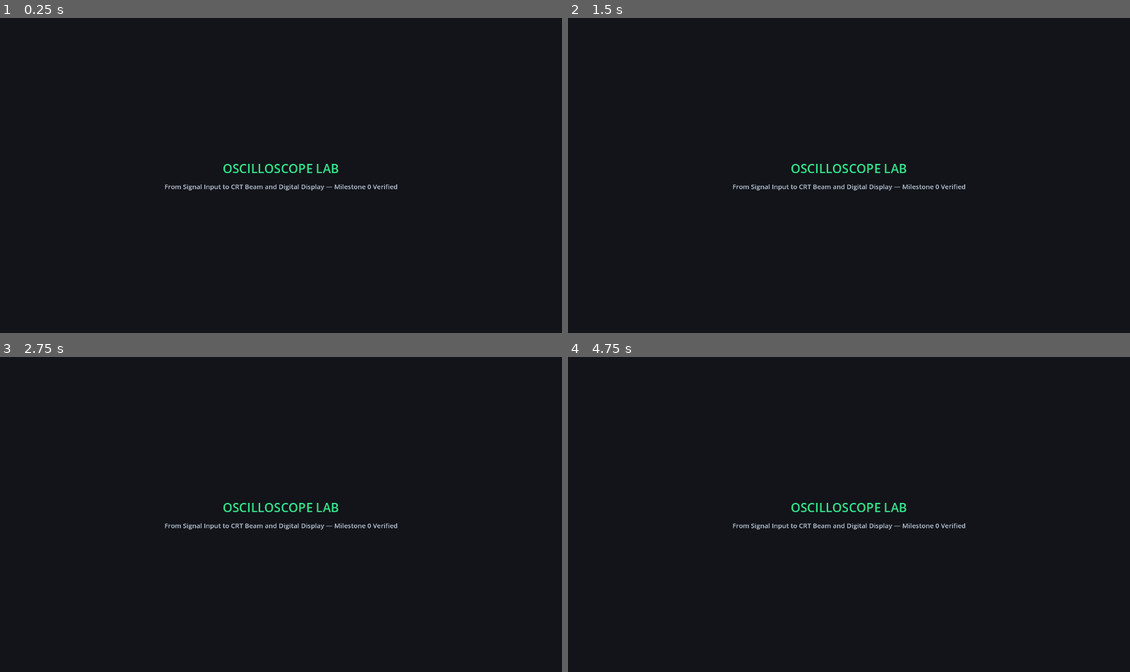
Above: before the commit, frames 1-4 (two rows, left to right).
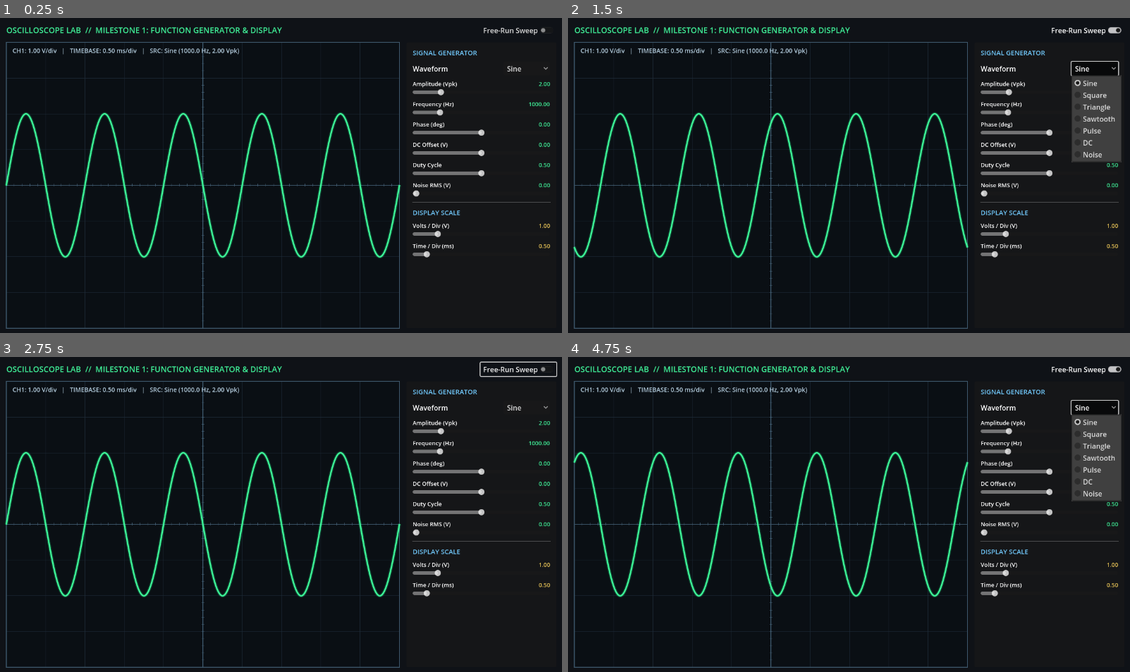
Above: after the commit, the same moments.

Repository: AhyaAdib/oscilloscopex
Game: Godot game, scene res://scenes/main/main.tscn
Two runs of this game, one before a commit and one after it. Both use one fixed random seed, a clock stepped at 60 frames per second and the inputs below.
Inputs (mouse positions are in pixels of both pictures, inside the frame that each line leads up to):
- Up to frame 1 (0.25 s): no input
- Up to frame 2 (1.5 s): click (1085, 30) at 0.5 s, where only the run after the commit has a clickable "Free-Run Sweep"; click (1096, 68) at 1.25 s, where only the run after the commit has a clickable "Sine"
- Up to frame 3 (2.75 s): click (517, 369) at 2 s, where only the run after the commit has a clickable "Free-Run Sweep"
- Up to frame 4 (4.75 s): click (1096, 407) at 2.75 s, where only the run after the commit has a clickable "Sine"; click (1085, 369) at 3.5 s, where only the run after the commit has a clickable "Free-Run Sweep"; click (1096, 407) at 4.25 s, where only the run after the commit has a clickable "Sine"

The runs differ from the first frame. In frame 1, 6.9% of the frame differs, in the area x 0-98%, y 2-99%; in frame 2, 9.2%, in the area x 0-99%, y 2-99%; in frame 3, 7.0%; in frame 4, 9.2%.

Commit message:
feat(milestone-1): implement signal generator, shared SimState, and waveform canvas

Diff:
--- a/project.godot
+++ b/project.godot
@@ -1,6 +1,5 @@
 ; Engine configuration file.
 ; Generated programmatically for Oscilloscope Lab.
-
 config_version=5
 
 [application]
@@ -9,6 +8,10 @@
 config/description="Interactive Oscilloscope & Internal Circuit Simulation Laboratory"
 run/main_scene="res://scenes/main/main.tscn"
 config/features=PackedStringArray("4.3", "GL Compatibility")
+
+[autoload]
+
+SimState="*res://scripts/core/simulation_state.gd"
 
 [display]
 
--- a/scripts/core/main.gd
+++ b/scripts/core/main.gd
@@ -1,33 +1,172 @@
 extends Control
 
+var _canvas: WaveformCanvas
+var _animate_check: CheckButton
+
 func _ready() -> void:
-	print("[Oscilloscope Lab] Boot OK | Renderer: ", RenderingServer.get_video_adapter_name())
-	_build_bootstrap_ui()
+	print("[Oscilloscope Lab] Milestone 1 Boot | Renderer: ", RenderingServer.get_video_adapter_name())
+	_build_ui()
 
-func _build_bootstrap_ui() -> void:
+func _process(delta: float) -> void:
+	if _animate_check != null and _animate_check.button_pressed:
+		SimState.advance_time(delta)
+
+func _build_ui() -> void:
 	var bg := ColorRect.new()
-	bg.color = Color(0.07, 0.08, 0.10, 1.0)
+	bg.color = Color(0.06, 0.07, 0.09, 1.0)
 	bg.set_anchors_and_offsets_preset(Control.PRESET_FULL_RECT)
 	add_child(bg)
 
-	var center := CenterContainer.new()
-	center.set_anchors_and_offsets_preset(Control.PRESET_FULL_RECT)
-	add_child(center)
+	var margin := MarginContainer.new()
+	margin.set_anchors_and_offsets_preset(Control.PRESET_FULL_RECT)
+	margin.add_theme_constant_override("margin_left", 16)
+	margin.add_theme_constant_override("margin_right", 16)
+	margin.add_theme_constant_override("margin_top", 14)
+	margin.add_theme_constant_override("margin_bottom", 14)
+	add_child(margin)
 
-	var vbox := VBoxContainer.new()
-	vbox.add_theme_constant_override("separation", 10)
-	center.add_child(vbox)
+	var root_vbox := VBoxContainer.new()
+	root_vbox.add_theme_constant_override("separation", 12)
+	margin.add_child(root_vbox)
+
+	var header := HBoxContainer.new()
+	root_vbox.add_child(header)
 
 	var title := Label.new()
-	title.text = "OSCILLOSCOPE LAB"
-	title.horizontal_alignment = HORIZONTAL_ALIGNMENT_CENTER
-	title.add_theme_font_size_override("font_size", 28)
-	title.add_theme_color_override("font_color", Color(0.20, 0.90, 0.55, 1.0))
-	vbox.add_child(title)
+	title.text = "OSCILLOSCOPE LAB  //  MILESTONE 1: FUNCTION GENERATOR & DISPLAY"
+	title.add_theme_font_size_override("font_size", 18)
+	title.add_theme_color_override("font_color", Color(0.25, 0.95, 0.60, 1.0))
+	title.size_flags_horizontal = Control.SIZE_EXPAND_FILL
+	header.add_child(title)
 
-	var subtitle := Label.new()
-	subtitle.text = "From Signal Input to CRT Beam and Digital Display — Milestone 0 Verified"
-	subtitle.horizontal_alignment = HORIZONTAL_ALIGNMENT_CENTER
-	subtitle.add_theme_font_size_override("font_size", 15)
-	subtitle.add_theme_color_override("font_color", Color(0.75, 0.80, 0.86, 1.0))
-	vbox.add_child(subtitle)
+	_animate_check = CheckButton.new()
+	_animate_check.text = "Free-Run Sweep"
+	_animate_check.button_pressed = false
+	header.add_child(_animate_check)
+
+	var split := HBoxContainer.new()
+	split.size_flags_vertical = Control.SIZE_EXPAND_FILL
+	split.add_theme_constant_override("separation", 16)
+	root_vbox.add_child(split)
+
+	_canvas = WaveformCanvas.new()
+	_canvas.size_flags_horizontal = Control.SIZE_EXPAND_FILL
+	_canvas.size_flags_vertical = Control.SIZE_EXPAND_FILL
+	split.add_child(_canvas)
+
+	var panel := PanelContainer.new()
+	panel.custom_minimum_size = Vector2(340, 0)
+	split.add_child(panel)
+
+	var panel_margin := MarginContainer.new()
+	panel_margin.add_theme_constant_override("margin_left", 14)
+	panel_margin.add_theme_constant_override("margin_right", 14)
+	panel_margin.add_theme_constant_override("margin_top", 12)
+	panel_margin.add_theme_constant_override("margin_bottom", 12)
+	panel.add_child(panel_margin)
+
+	var controls := VBoxContainer.new()
+	controls.add_theme_constant_override("separation", 10)
+	panel_margin.add_child(controls)
+
+	var sec_sig := Label.new()
+	sec_sig.text = "SIGNAL GENERATOR"
+	sec_sig.add_theme_font_size_override("font_size", 15)
+	sec_sig.add_theme_color_override("font_color", Color(0.45, 0.80, 1.0, 1.0))
+	controls.add_child(sec_sig)
+
+	var wf_row := HBoxContainer.new()
+	controls.add_child(wf_row)
+	var wf_lbl := Label.new()
+	wf_lbl.text = "Waveform"
+	wf_lbl.size_flags_horizontal = Control.SIZE_EXPAND_FILL
+	wf_row.add_child(wf_lbl)
+
+	var wf_opt := OptionButton.new()
+	for wf_name in SignalGenerator.WAVEFORM_NAMES:
+		wf_opt.add_item(wf_name)
+	wf_opt.item_selected.connect(func(idx: int) -> void:
+		SimState.set_signal_param("waveform", idx)
+	)
+	wf_row.add_child(wf_opt)
+
+	_add_slider_control(controls, "Amplitude (Vpk)", 0.1, 10.0, 0.1, 2.0, "amplitude")
+	_add_slider_control(controls, "Frequency (Hz)", 100.0, 5000.0, 50.0, 1000.0, "frequency")
+	_add_slider_control(controls, "Phase (deg)", -180.0, 180.0, 5.0, 0.0, "phase_deg")
+	_add_slider_control(controls, "DC Offset (V)", -4.0, 4.0, 0.1, 0.0, "dc_offset")
+	_add_slider_control(controls, "Duty Cycle", 0.05, 0.95, 0.05, 0.50, "duty_cycle")
+	_add_slider_control(controls, "Noise RMS (V)", 0.0, 1.0, 0.02, 0.0, "noise_rms")
+
+	var sep := HSeparator.new()
+	controls.add_child(sep)
+
+	var sec_disp := Label.new()
+	sec_disp.text = "DISPLAY SCALE"
+	sec_disp.add_theme_font_size_override("font_size", 15)
+	sec_disp.add_theme_color_override("font_color", Color(0.45, 0.80, 1.0, 1.0))
+	controls.add_child(sec_disp)
+
+	_add_view_slider(controls, "Volts / Div (V)", 0.2, 5.0, 0.2, 1.0, "volts_per_div")
+	_add_view_slider(controls, "Time / Div (ms)", 0.1, 5.0, 0.1, 0.5, "time_per_div", 0.001)
+
+func _add_slider_control(parent: Control, label_text: String, min_v: float, max_v: float, step_v: float, init_v: float, key: String) -> void:
+	var box := VBoxContainer.new()
+	box.add_theme_constant_override("separation", 2)
+	parent.add_child(box)
+
+	var top := HBoxContainer.new()
+	box.add_child(top)
+
+	var lbl := Label.new()
+	lbl.text = label_text
+	lbl.size_flags_horizontal = Control.SIZE_EXPAND_FILL
+	lbl.add_theme_font_size_override("font_size", 13)
+	top.add_child(lbl)
+
+	var val_lbl := Label.new()
+	val_lbl.text = "%.2f" % init_v
+	val_lbl.add_theme_font_size_override("font_size", 13)
+	val_lbl.add_theme_color_override("font_color", Color(0.25, 0.95, 0.60, 1.0))
+	top.add_child(val_lbl)
+
+	var slider := HSlider.new()
+	slider.min_value = min_v
+	slider.max_value = max_v
+	slider.step = step_v
+	slider.value = init_v
+	slider.value_changed.connect(func(v: float) -> void:
+		val_lbl.text = "%.2f" % v
+		SimState.set_signal_param(key, v)
+	)
+	box.add_child(slider)
+
+func _add_view_slider(parent: Control, label_text: String, min_v: float, max_v: float, step_v: float, init_v: float, key: String, scale_factor: float = 1.0) -> void:
+	var box := VBoxContainer.new()
+	box.add_theme_constant_override("separation", 2)
+	parent.add_child(box)
+
+	var top := HBoxContainer.new()
+	box.add_child(top)
+
+	var lbl := Label.new()
+	lbl.text = label_text
+	lbl.size_flags_horizontal = Control.SIZE_EXPAND_FILL
+	lbl.add_theme_font_size_override("font_size", 13)
+	top.add_child(lbl)
+
+	var val_lbl := Label.new()
+	val_lbl.text = "%.2f" % init_v
+	val_lbl.add_theme_font_size_override("font_size", 13)
+	val_lbl.add_theme_color_override("font_color", Color(0.95, 0.80, 0.35, 1.0))
+	top.add_child(val_lbl)
+
+	var slider := HSlider.new()
+	slider.min_value = min_v
+	slider.max_value = max_v
+	slider.step = step_v
+	slider.value = init_v
+	slider.value_changed.connect(func(v: float) -> void:
+		val_lbl.text = "%.2f" % v
+		SimState.set_view_param(key, v * scale_factor)
+	)
+	box.add_child(slider)
--- /dev/null
+++ b/scripts/core/simulation_state.gd
@@ -0,0 +1,55 @@
+
+extends Node
+
+signal state_updated
+
+var signal_params := {
+	"waveform": SignalGenerator.WaveformType.SINE,
+	"amplitude": 2.0,       # Volts peak (V)
+	"frequency": 1000.0,    # Hertz (Hz)
+	"phase_deg": 0.0,       # Degrees
+	"dc_offset": 0.0,       # Volts (V)
+	"duty_cycle": 0.50,     # 0.01 to 0.99
+	"noise_rms": 0.0,       # Volts RMS (V)
+	"noise_seed": 1337
+}
+
+var view_config := {
+	"volts_per_div": 1.0,
+	"time_per_div": 0.0005, # 0.5 ms/div -> 5.0 ms across 10 horizontal divs
+	"sample_count": 1024,
+	"running": true
+}
+
+var time_buffer := PackedFloat64Array()
+var voltage_buffer := PackedFloat64Array()
+var sim_time_offset := 0.0
+
+func _ready() -> void:
+	recompute()
+
+func set_signal_param(key: String, value: Variant) -> void:
+	if signal_params.get(key) == value:
+		return
+	signal_params[key] = value
+	recompute()
+
+func set_view_param(key: String, value: Variant) -> void:
+	if view_config.get(key) == value:
+		return
+	view_config[key] = value
+	recompute()
+
+func advance_time(delta: float) -> void:
+	if not view_config["running"]:
+		return
+	sim_time_offset = fmod(sim_time_offset + delta * 0.05, 10.0)
+	recompute()
+
+func recompute() -> void:
+	var total_time: float = float(view_config["time_per_div"]) * 10.0
+	var count: int = int(view_config["sample_count"])
+	var result := SignalGenerator.generate_buffer(signal_params, count, total_time, sim_time_offset)
+	time_buffer = result["times"]
+	voltage_buffer = result["voltages"]
+	state_updated.emit()
--- /dev/null
+++ b/scripts/signal/signal_generator.gd
@@ -0,0 +1,96 @@
+
+class_name SignalGenerator
+extends RefCounted
+
+enum WaveformType {
+	SINE,
+	SQUARE,
+	TRIANGLE,
+	SAWTOOTH,
+	PULSE,
+	DC,
+	NOISE
+}
+
+const WAVEFORM_NAMES := [
+	"Sine",
+	"Square",
+	"Triangle",
+	"Sawtooth",
+	"Pulse",
+	"DC",
+	"Noise"
+]
+
+static func evaluate_sample(
+	t: float,
+	waveform: int,
+	amplitude: float,
+	frequency: float,
+	phase_rad: float,
+	dc_offset: float,
+	duty_cycle: float,
+	noise_rms: float,
+	rng: RandomNumberGenerator = null
+) -> float:
+	var v_base := 0.0
+	var clamped_duty := clampf(duty_cycle, 0.01, 0.99)
+	var phase_cycles := fposmod(frequency * t + (phase_rad / TAU), 1.0)
+
+	match waveform:
+		WaveformType.SINE:
+			v_base = dc_offset + amplitude * sin(TAU * frequency * t + phase_rad)
+		WaveformType.SQUARE:
+			v_base = dc_offset + (amplitude if phase_cycles < clamped_duty else -amplitude)
+		WaveformType.TRIANGLE:
+			if phase_cycles < 0.5:
+				v_base = dc_offset + lerpf(-amplitude, amplitude, phase_cycles * 2.0)
+			else:
+				v_base = dc_offset + lerpf(amplitude, -amplitude, (phase_cycles - 0.5) * 2.0)
+		WaveformType.SAWTOOTH:
+			v_base = dc_offset + lerpf(-amplitude, amplitude, phase_cycles)
+		WaveformType.PULSE:
+			v_base = dc_offset + (amplitude if phase_cycles < clamped_duty else 0.0)
+		WaveformType.DC:
+			v_base = dc_offset
+		WaveformType.NOISE:
+			v_base = dc_offset
+
+	if noise_rms > 0.0 and rng != null:
+		v_base += rng.randfn(0.0, noise_rms)
+
+	return v_base
+
+static func generate_buffer(params: Dictionary, sample_count: int, time_span: float, start_time: float = 0.0) -> Dictionary:
+	var count := maxi(sample_count, 2)
+	var times := PackedFloat64Array()
+	var voltages := PackedFloat64Array()
+	times.resize(count)
+	voltages.resize(count)
+
+	var waveform: int = params.get("waveform", WaveformType.SINE)
+	var amplitude: float = params.get("amplitude", 1.0)
+	var frequency: float = params.get("frequency", 1000.0)
+	var phase_deg: float = params.get("phase_deg", 0.0)
+	var dc_offset: float = params.get("dc_offset", 0.0)
+	var duty_cycle: float = params.get("duty_cycle", 0.5)
+	var noise_rms: float = params.get("noise_rms", 0.0)
+	var seed_val: int = params.get("noise_seed", 42)
+
+	var rng := RandomNumberGenerator.new()
+	rng.seed = seed_val
+	var phase_rad := deg_to_rad(phase_deg)
+	var dt := time_span / float(count - 1)
+
+	for i in range(count):
+		var t := start_time + float(i) * dt
+		times[i] = t
+		voltages[i] = evaluate_sample(
+			t, waveform, amplitude, frequency, phase_rad, dc_offset, duty_cycle, noise_rms, rng
+		)
+
+	return {
+		"times": times,
+		"voltages": voltages,
+		"dt": dt
+	}
--- /dev/null
+++ b/scripts/visualization/waveform_canvas.gd
@@ -0,0 +1,94 @@
+
+class_name WaveformCanvas
+extends Control
+
+const H_DIVS := 10
+const V_DIVS := 8
+
+const BG_COLOR := Color(0.04, 0.06, 0.08, 1.0)
+const GRID_MINOR_COLOR := Color(0.12, 0.17, 0.22, 0.85)
+const AXIS_COLOR := Color(0.24, 0.34, 0.42, 1.0)
+const TRACE_GLOW_COLOR := Color(0.15, 0.95, 0.55, 0.25)
+const TRACE_CORE_COLOR := Color(0.25, 1.00, 0.62, 1.0)
+const HUD_TEXT_COLOR := Color(0.75, 0.85, 0.92, 0.95)
+
+func _ready() -> void:
+	custom_minimum_size = Vector2(640, 420)
+	if has_node("/root/SimState"):
+		SimState.state_updated.connect(queue_redraw)
+
+func _draw() -> void:
+	var rect := Rect2(Vector2.ZERO, size)
+	draw_rect(rect, BG_COLOR, true)
+
+	if size.x < 20.0 or size.y < 20.0:
+		return
+
+	_draw_graticule()
+	_draw_waveform()
+	_draw_hud()
+
+func _draw_graticule() -> void:
+	var dx := size.x / float(H_DIVS)
+	var dy := size.y / float(V_DIVS)
+
+	for i in range(1, H_DIVS):
+		var x := float(i) * dx
+		var col := AXIS_COLOR if i == H_DIVS / 2 else GRID_MINOR_COLOR
+		draw_line(Vector2(x, 0.0), Vector2(x, size.y), col, 1.5 if i == H_DIVS / 2 else 1.0)
+
+	for j in range(1, V_DIVS):
+		var y := float(j) * dy
+		var col := AXIS_COLOR if j == V_DIVS / 2 else GRID_MINOR_COLOR
+		draw_line(Vector2(0.0, y), Vector2(size.x, y), col, 1.5 if j == V_DIVS / 2 else 1.0)
+
+	var mid_x := size.x * 0.5
+	var mid_y := size.y * 0.5
+	for i in range(H_DIVS * 5):
+		var tx := float(i) * (dx / 5.0)
+		draw_line(Vector2(tx, mid_y - 3.0), Vector2(tx, mid_y + 3.0), AXIS_COLOR, 1.0)
+	for j in range(V_DIVS * 5):
+		var ty := float(j) * (dy / 5.0)
+		draw_line(Vector2(mid_x - 3.0, ty), Vector2(mid_x + 3.0, ty), AXIS_COLOR, 1.0)
+
+	draw_rect(Rect2(Vector2.ZERO, size), AXIS_COLOR, false, 2.0)
+
+func _draw_waveform() -> void:
+	if not has_node("/root/SimState"):
+		return
+	var voltages: PackedFloat64Array = SimState.voltage_buffer
+	var n := voltages.size()
+	if n < 2:
+		return
+
+	var volts_per_div: float = maxf(float(SimState.view_config["volts_per_div"]), 1e-6)
+	var full_scale_v := volts_per_div * float(V_DIVS)
+	var mid_y := size.y * 0.5
+	var px_per_volt := size.y / full_scale_v
+	var step_x := size.x / float(n - 1)
+
+	var points := PackedVector2Array()
+	points.resize(n)
+	for i in range(n):
+		var x := float(i) * step_x
+		var y := mid_y - float(voltages[i]) * px_per_volt
+		points[i] = Vector2(x, y)
+
+	draw_polyline(points, TRACE_GLOW_COLOR, 6.0, true)
+	draw_polyline(points, TRACE_CORE_COLOR, 2.0, true)
+
+func _draw_hud() -> void:
+	if not has_node("/root/SimState"):
+		return
+	var font := ThemeDB.fallback_font
+	var v_div: float = SimState.view_config["volts_per_div"]
+	var t_div_ms: float = float(SimState.view_config["time_per_div"]) * 1000.0
+	var wf_idx: int = SimState.signal_params["waveform"]
+	var wf_name: String = SignalGenerator.WAVEFORM_NAMES[wf_idx]
+	var freq: float = SimState.signal_params["frequency"]
+	var amp: float = SimState.signal_params["amplitude"]
+
+	var top_text := "CH1: %.2f V/div   |   TIMEBASE: %.2f ms/div   |   SRC: %s (%.1f Hz, %.2f Vpk)" % [
+		v_div, t_div_ms, wf_name, freq, amp
+	]
+	draw_string(font, Vector2(14, 24), top_text, HORIZONTAL_ALIGNMENT_LEFT, -1, 14, HUD_TEXT_COLOR)
--- /dev/null
+++ b/tests/run_tests.gd
@@ -0,0 +1,67 @@
+extends SceneTree
+
+var _failures := 0
+var _passed := 0
+
+func _init() -> void:
+	print("=== OSCILLOSCOPE LAB — AUTOMATED VALIDATION SUITE ===")
+	_test_sine_wave()
+	_test_square_duty_cycle()
+	_test_triangle_and_sawtooth()
+	_test_dc_and_noise()
+	print("=== SUMMARY: %d PASSED, 0 FAILED ===" % _passed if _failures == 0 else "=== SUMMARY: %d PASSED, %d FAILED ===" % [_passed, _failures])
+	quit(1 if _failures > 0 else 0)
+
+func _assert_near(actual: float, expected: float, tol: float, label: String) -> void:
+	if absf(actual - expected) <= tol:
+		_passed += 1
+		print("[PASS] %s (actual=%.5f, expected=%.5f)" % [label, actual, expected])
+	else:
+		_failures += 1
+		printerr("[FAIL] %s (actual=%.5f, expected=%.5f, tol=%.5f)" % [label, actual, expected, tol])
+
+func _test_sine_wave() -> void:
+	var v_quarter := SignalGenerator.evaluate_sample(
+		0.00025, SignalGenerator.WaveformType.SINE, 3.0, 1000.0, 0.0, 1.5, 0.5, 0.0
+	)
+	_assert_near(v_quarter, 4.5, 1e-5, "Sine quarter-period peak with DC offset")
+
+	var v_phase := SignalGenerator.evaluate_sample(
+		0.0, SignalGenerator.WaveformType.SINE, 3.0, 1000.0, PI * 0.5, 1.5, 0.5, 0.0
+	)
+	_assert_near(v_phase, 4.5, 1e-5, "Sine +90 deg phase shift at t=0")
+
+func _test_square_duty_cycle() -> void:
+	var v_hi := SignalGenerator.evaluate_sample(
+		0.00020, SignalGenerator.WaveformType.SQUARE, 2.5, 1000.0, 0.0, 0.0, 0.25, 0.0
+	)
+	var v_lo := SignalGenerator.evaluate_sample(
+		0.00030, SignalGenerator.WaveformType.SQUARE, 2.5, 1000.0, 0.0, 0.0, 0.25, 0.0
+	)
+	_assert_near(v_hi, 2.5, 1e-5, "Square wave HIGH inside 25% duty window")
+	_assert_near(v_lo, -2.5, 1e-5, "Square wave LOW outside 25% duty window")
+
+func _test_triangle_and_sawtooth() -> void:
+	var v_tri := SignalGenerator.evaluate_sample(
+		0.00025, SignalGenerator.WaveformType.TRIANGLE, 2.0, 1000.0, 0.0, 0.0, 0.5, 0.0
+	)
+	_assert_near(v_tri, 0.0, 1e-5, "Triangle midpoint zero-crossing")
+
+	var v_saw := SignalGenerator.evaluate_sample(
+		0.00075, SignalGenerator.WaveformType.SAWTOOTH, 2.0, 1000.0, 0.0, 0.0, 0.5, 0.0
+	)
+	_assert_near(v_saw, 1.0, 1e-5, "Sawtooth 75% ramp value")
+
+func _test_dc_and_noise() -> void:
+	var buf := SignalGenerator.generate_buffer({
+		"waveform": SignalGenerator.WaveformType.DC,
+		"dc_offset": -1.25,
+		"noise_rms": 0.2,
+		"noise_seed": 99
+	}, 2000, 0.01)
+	var v: PackedFloat64Array = buf["voltages"]
+	var sum := 0.0
+	for val in v:
+		sum += val
+	var mean := sum / float(v.size())
+	_assert_near(mean, -1.25, 0.03, "DC + Gaussian noise sample mean convergence")
Not shown, changed: CHANGELOG.md
Not shown, changed: ROADMAP.md
